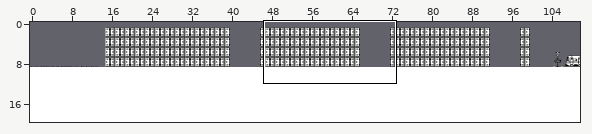
A Tiled map gets an edit: tiled/maps/map-3-college.tmx. The first picture is a wide view before the edit; the outline marks the close-up.
Close-up. Before the edit:
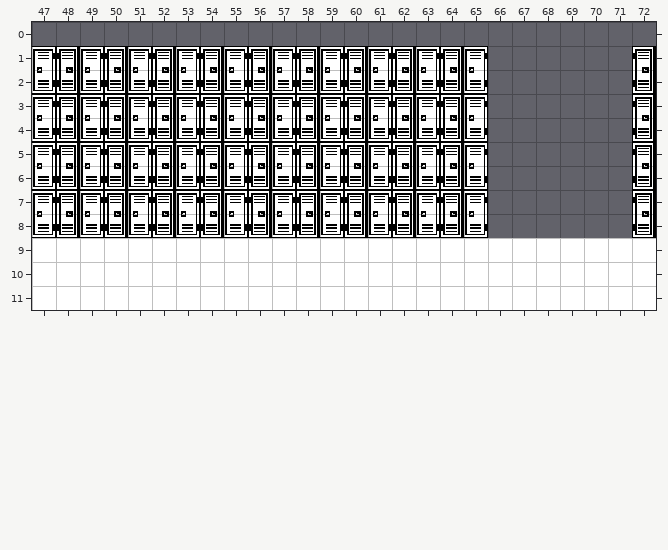
Cells are 16x16 px. Shown: x 47..72, y 0..11. The commit also changed other parts of the map, which this record leaves out.
The result:
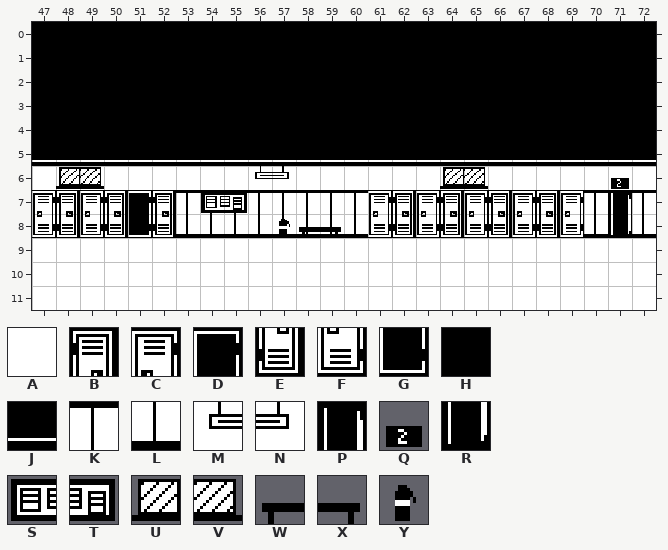
Key: from "Tileset": A 74, B 350, C 351, D 353, E 385, F 386, G 388; from "Tileset-college": H 0, J 1, K 2, L 3, M 4, N 5, P 7, Q 15, R 23, S 34, T 35, U 36, V 37, W 43, X 44, Y 46.
_ is an empty cell, . an unchanged one.
Tiles of an added or newly shown layer are drawn over the layers below it.
From old to new:
--- layer "bg" (now shown)
@@ x 47..72 @@
- 0 __________________________
- 1 __________________________
- 2 __________________________
- 3 __________________________
- 4 __________________________
- 5 __________________________
- 6 _________.._______________
- 7 ......________........._._
- 8 ......________........._._
+ 0 HHHHHHHHHHHHHHHHHHHHHHHHHH
+ 1 HHHHHHHHHHHHHHHHHHHHHHHHHH
+ 2 HHHHHHHHHHHHHHHHHHHHHHHHHH
+ 3 HHHHHHHHHHHHHHHHHHHHHHHHHH
+ 4 HHHHHHHHHHHHHHHHHHHHHHHHHH
+ 5 JJJJJJJJJJJJJJJJJJJJJJJJJJ
+ 6 AAAAAAAAA..AAAAAAAAAAAAAAA
+ 7 ......KKKKKKKK.........K.K
+ 8 ......LLLLLLLL.........L.L
--- layer "bg2"
@@ x 47..72 @@
- 1 CBCBCBCBCBCBCBCBCBC......B
- 2 FEFEFEFEFEFEFEFEFEF......E
- 3 CBCBCBCBCBCBCBCBCBC......B
- 4 FEFEFEFEFEFEFEFEFEF......E
- 5 CBCBCBCBCBCBCBCBCBC......B
- 6 FEFEFEFEFEFEFEFEFEF....._E
- 7 ....C.CBCBCBCB.....____._B
- 8 ....F.FEFEFEFE.....____._E
+ 1 ___________________......_
+ 2 ___________________......_
+ 3 ___________________......_
+ 4 ___________________......_
+ 5 ___________________......_
+ 6 _UV______MN______UV.....Q_
+ 7 ....D._ST_____.....BCBC.P_
+ 8 ....G.____YWX_.....EFEF.R_
